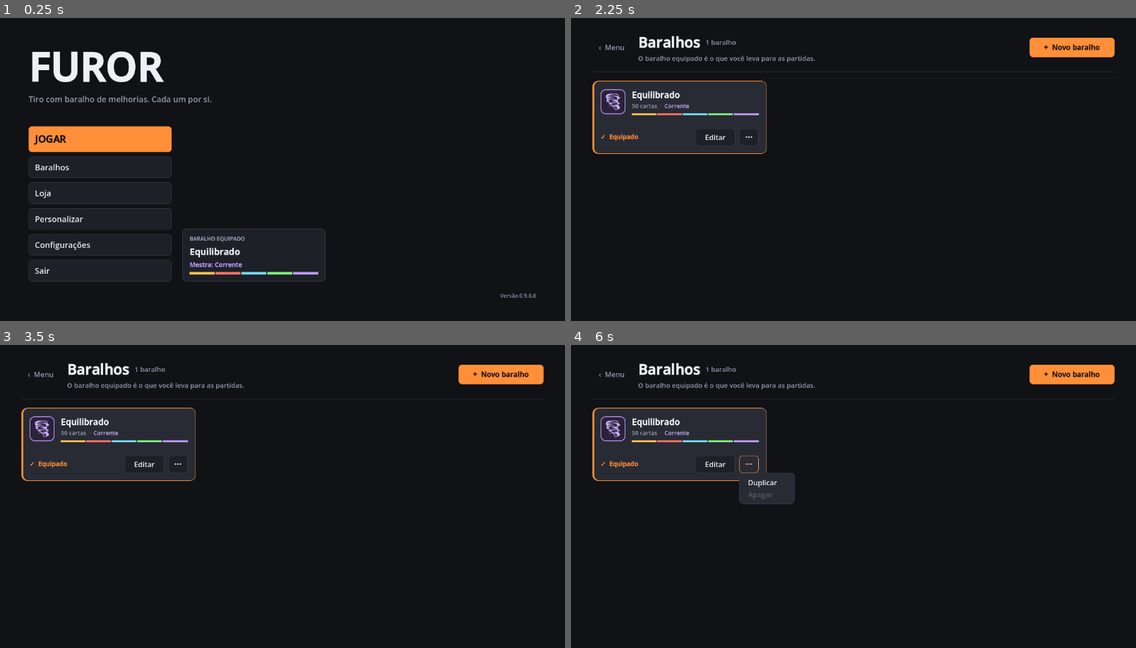
Above: before the commit, frames 1-4 (two rows, left to right).
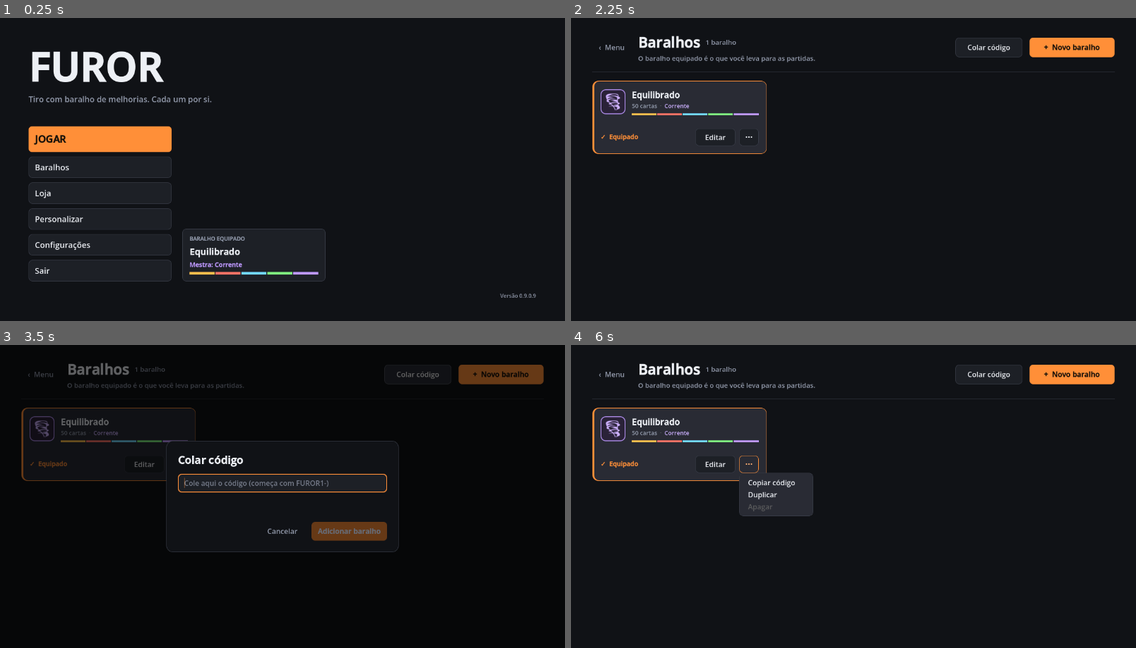
Above: after the commit, the same moments.

Repository: PedroRomeu/furor-prototipo
Game: Godot game, scene res://scenes/main_menu.tscn
Same seed, same stepped clock (60 frames per second), same inputs: the game is played once before the commit and once after it.
Inputs (mouse positions are in pixels of both pictures, inside the frame that each line leads up to):
- Up to frame 1 (0.25 s): no input
- Up to frame 2 (2.25 s): click "Baralhos" at 0.5 s; click "‹ Menu" at 1.25 s; click (825, 254) at 2.02 s
- Up to frame 3 (3.5 s): click (418, 375) at 2.75 s, where only the run after the commit has a clickable "Colar código"
- Up to frame 4 (6 s): click (853, 529) at 3.5 s, where only the run after the commit has a clickable "Cancelar"; click "+ Novo baralho" at 4.25 s; click "Editar" at 5 s; click "⋯" at 5.75 s

The runs differ from the first frame. In frame 1, less than 0.1% of the frame differs, in the area x 94-95%, y 91-93%; in frame 2, 0.2%; in frame 3, 11%, in the area x 3-97%, y 5-69%; in frame 4, 1.2%.

Commit message:
Deck codes: copy a deck as a text code and paste a friend's code to get a copy; build code 0.9.0.9

Diff:
--- a/scripts/autoload/game_state.gd
+++ b/scripts/autoload/game_state.gd
@@ -550,6 +550,65 @@
 		save_decks()
 
 
+## Código para compartilhar um baralho (2026-10-20): "FUROR1-" + base64 do texto
+## "nome|mestra|id*cópias,id*cópias..." comprimido. Guarda o nome interno das cartas, não a
+## posição na lista, para o código continuar valendo quando entrarem cartas novas.
+const DECK_CODE_PREFIX := "FUROR1-"
+
+
+func deck_code(index: int) -> String:
+	var d: Dictionary = decks[index]
+	var counts := {}
+	for id in d["cards"]:
+		counts[id] = counts.get(id, 0) + 1
+	var parts := PackedStringArray()
+	for id in counts:
+		parts.append(id if counts[id] == 1 else "%s*%d" % [id, counts[id]])
+	var name_safe := str(d["name"]).replace("|", "/")
+	var raw := ("%s|%s|%s" % [name_safe, d["master"], ",".join(parts)]).to_utf8_buffer()
+	var b64 := Marshalls.raw_to_base64(raw.compress(FileAccess.COMPRESSION_DEFLATE))
+	return DECK_CODE_PREFIX + b64.replace("+", "-").replace("/", "_").trim_suffix("=").trim_suffix("=")
+
+
+## Lê um código. Devolve {} se não for válido; senão {"name", "master", "cards",
+## "missing": nomes internos que esta versão não conhece ou que passaram do limite}.
+func parse_deck_code(text: String) -> Dictionary:
+	text = text.strip_edges()
+	var at := text.find(DECK_CODE_PREFIX)
+	if at < 0:
+		return {}
+	var b64 := text.substr(at + DECK_CODE_PREFIX.length()).split(" ")[0].replace("-", "+").replace("_", "/")
+	var allowed := RegEx.create_from_string("^[A-Za-z0-9+/]+=*$")
+	if allowed.search(b64) == null or b64.trim_suffix("=").trim_suffix("=").length() % 4 == 1:
+		return {}   # sem isso o Godot imprime erro de base64 a cada letra digitada errada
+	while b64.length() % 4 != 0:
+		b64 += "="
+	var packed := Marshalls.base64_to_raw(b64)
+	if packed.is_empty():
+		return {}
+	var raw := packed.decompress_dynamic(64 * 1024, FileAccess.COMPRESSION_DEFLATE)
+	var fields := raw.get_string_from_utf8().split("|")
+	if fields.size() != 3:
+		return {}
+	var master := CardDB.MASTER_REPLACED.get(fields[1], fields[1]) as String
+	var missing: Array = []
+	if not CardDB.is_master(master):
+		missing.append(fields[1])
+		master = CardDB.MASTER_DEFAULT
+	var cards: Array = []
+	for part in fields[2].split(",", false):
+		var bits := part.split("*")
+		var id := bits[0]
+		var n := clampi(int(bits[1]) if bits.size() > 1 else 1, 1, CardDB.MAX_COPIES)
+		for k in n:
+			if CardDB.CARDS.has(id) and not CardDB.is_master(id) and cards.count(id) < CardDB.MAX_COPIES and cards.size() < CardDB.DECK_MAX:
+				cards.append(id)
+			elif not missing.has(id):
+				missing.append(id)
+	var deck_name := fields[0].strip_edges().left(24)
+	return {"name": deck_name if deck_name != "" else new_deck_name(), "master": master, "cards": cards, "missing": missing}
+
+
 ## Nome livre do tipo "Baralho 3".
 func new_deck_name() -> String:
 	var n := decks.size() + 1
--- a/scripts/autoload/net.gd
+++ b/scripts/autoload/net.gd
@@ -25,7 +25,7 @@
 ## e saem depois de BUILD_WAIT. Vai em bytes crus (send_bytes), não por @rpc: com builds
 ## diferentes as funções @rpc podem não bater (2026-10-11, convidada invisível no 2x2 com
 ## zip provavelmente de outro dia).
-const BUILD := "0.9.0.8"
+const BUILD := "0.9.0.9"
 const BUILD_TAG := "FUROR_BUILD:"
 const BUILD_WRONG := "FUROR_WRONG:"
 const BUILD_WAIT := 5.0
--- a/scripts/ui/deck_list.gd
+++ b/scripts/ui/deck_list.gd
@@ -47,6 +47,11 @@
 		Net.match_starting.connect(_on_match_starting)
 	header.add_child(titles)
 	header.add_child(Ui.spacer())
+	var paste_button := Ui.button("Colar código", _open_paste, 150)
+	paste_button.custom_minimum_size.y = 44
+	paste_button.size_flags_vertical = Control.SIZE_SHRINK_CENTER
+	paste_button.tooltip_text = "Criar um baralho a partir do código que um amigo mandou"
+	header.add_child(paste_button)
 	var new_button := Ui.accent(Ui.button("+  Novo baralho", _open_new, 190))
 	new_button.custom_minimum_size.y = 44
 	new_button.size_flags_vertical = Control.SIZE_SHRINK_CENTER
@@ -144,10 +149,17 @@
 	more.tooltip_text = "Mais opções"
 	more.custom_minimum_size = Vector2(40, 36)
 	var popup := more.get_popup()
+	popup.add_item("Copiar código", 2)
 	popup.add_item("Duplicar", 0)
 	popup.add_item("Apagar", 1)
-	popup.set_item_disabled(1, GameState.decks.size() <= 1)
-	popup.id_pressed.connect(func(id): _duplicate(i) if id == 0 else _confirm_delete(i))
+	popup.set_item_disabled(popup.get_item_index(1), GameState.decks.size() <= 1)
+	popup.id_pressed.connect(func(id):
+		if id == 0:
+			_duplicate(i)
+		elif id == 1:
+			_confirm_delete(i)
+		else:
+			_show_code(i))
 	buttons.add_child(more)
 	return panel
 
@@ -210,12 +222,12 @@
 	return overlay_body
 
 
-func _overlay_buttons(confirm: Button) -> void:
+func _overlay_buttons(confirm: Button, cancel_text := "Cancelar") -> void:
 	var buttons := Ui.hbox(10)
 	overlay_body.add_child(Ui.gap(4))
 	overlay_body.add_child(buttons)
 	buttons.add_child(Ui.spacer())
-	buttons.add_child(Ui.flat(Ui.button("Cancelar", func(): overlay.visible = false, 110)))
+	buttons.add_child(Ui.flat(Ui.button(cancel_text, func(): overlay.visible = false, 110)))
 	confirm.custom_minimum_size = Vector2(160, 42)
 	buttons.add_child(confirm)
 
@@ -233,6 +245,73 @@
 	confirm.add_theme_stylebox_override("hover", Ui.box(Ui.DANGER.darkened(0.45), 8, Ui.DANGER))
 	confirm.add_theme_color_override("font_color", Ui.DANGER.lightened(0.4))
 	_overlay_buttons(confirm)
+
+
+## Copiar código: põe o código na área de transferência e mostra num campo, para dar para
+## copiar à mão se a área de transferência falhar.
+func _show_code(i: int) -> void:
+	var code := GameState.deck_code(i)
+	DisplayServer.clipboard_set(code)
+	var col := _open_overlay("Código do baralho")
+	var text := Ui.label("Copiado. Mande para um amigo: ele abre Baralhos, clica em \"Colar código\" e ganha uma cópia de \"%s\"." % GameState.decks[i]["name"], 15, Ui.MUTED)
+	text.autowrap_mode = TextServer.AUTOWRAP_WORD_SMART
+	col.add_child(text)
+	var field := LineEdit.new()
+	field.text = code
+	field.editable = false
+	field.custom_minimum_size.y = 42
+	col.add_child(field)
+	_overlay_buttons(Ui.accent(Ui.button("Copiar de novo", func(): DisplayServer.clipboard_set(code))), "Fechar")
+
+
+## Colar código: o campo já vem com o que estiver na área de transferência; embaixo, o que o
+## código traz (nome, mestra, cartas e o que esta versão não conhece) antes de criar.
+func _open_paste() -> void:
+	var col := _open_overlay("Colar código")
+	var field := LineEdit.new()
+	field.placeholder_text = "Cole aqui o código (começa com %s)" % GameState.DECK_CODE_PREFIX
+	field.custom_minimum_size.y = 42
+	col.add_child(field)
+	var info := Ui.label("", 14, Ui.MUTED)
+	info.autowrap_mode = TextServer.AUTOWRAP_WORD_SMART
+	col.add_child(info)
+	var confirm := Ui.accent(Ui.button("Adicionar baralho", func(): pass))
+	var state := {"deck": {}}   # dicionário: a função anônima copia variáveis soltas
+	var update := func(t: String):
+		state["deck"] = GameState.parse_deck_code(t)
+		var d: Dictionary = state["deck"]
+		confirm.disabled = d.is_empty()
+		if d.is_empty():
+			info.text = "" if t.strip_edges() == "" else "Código inválido."
+			info.add_theme_color_override("font_color", Ui.DANGER)
+			return
+		var lines := PackedStringArray(["%s  ·  mestra %s  ·  %d cartas" % [d["name"], CardDB.card_name(d["master"]), d["cards"].size()]])
+		var color := Ui.MUTED
+		if not d["missing"].is_empty():
+			lines.append("Ficaram de fora (não existem nesta versão ou passaram do limite): %s." % ", ".join(PackedStringArray(d["missing"].map(func(id): return CardDB.card_name(id) if CardDB.CARDS.has(id) else id))))
+			color = Ui.WARN
+		if d["cards"].size() < CardDB.DECK_MIN:
+			lines.append("Ficou com menos de %d cartas: complete no editor antes de equipar." % CardDB.DECK_MIN)
+			color = Ui.WARN
+		info.text = "\n".join(lines)
+		info.add_theme_color_override("font_color", color)
+	field.text_changed.connect(update)
+	confirm.pressed.connect(func():
+		var d: Dictionary = state["deck"]
+		if d.is_empty():
+			return
+		overlay.visible = false
+		GameState.add_deck(d["name"], d["cards"], d["master"])
+		_refresh())
+	field.text_submitted.connect(func(_t):
+		if not confirm.disabled:
+			confirm.pressed.emit())
+	var clip := DisplayServer.clipboard_get()
+	if clip.contains(GameState.DECK_CODE_PREFIX):
+		field.text = clip.strip_edges()
+	update.call(field.text)
+	_overlay_buttons(confirm)
+	field.grab_focus.call_deferred()
 
 
 ## Novo baralho: nome e o modelo de partida (uma linha por modelo, nome e frase).
Not shown, changed: README.md
